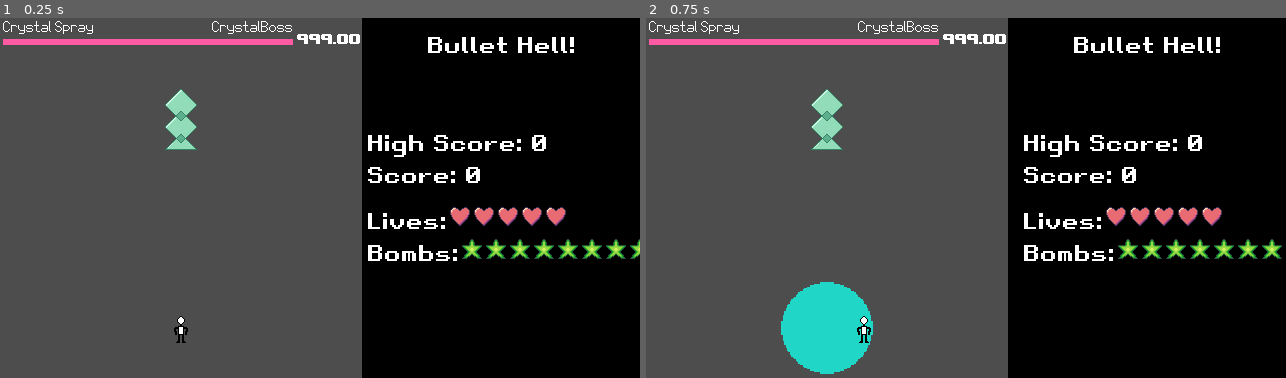
Above: before the commit, frames 1-2 (left to right).
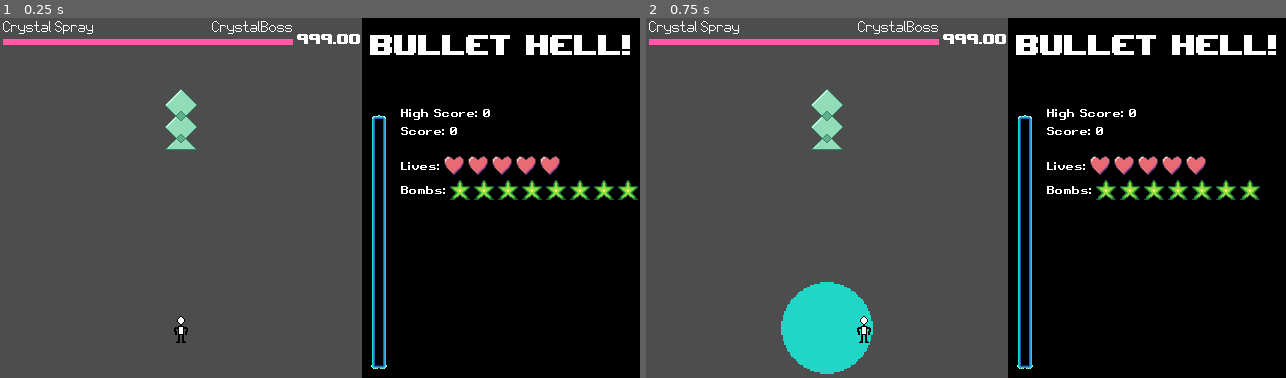
Above: after the commit, the same moments.

Repository: PhotonChaos/BulletHell
Game: Godot game, scene res://scenes/game.tscn
Same seed, same stepped clock (60 frames per second), same inputs: the game is played once before the commit and once after it.
Inputs:
- Up to frame 1 (0.25 s): no input
- Up to frame 2 (0.75 s): tap Enter at 0.5 s; hold Right (move_right) from 0.53 s (still down); hold X (secondary) from 0.53 s (still down)

The runs differ from the first frame. In frame 1, 5.9% of the frame differs, in the area x 57-100%, y 4-98%; in frame 2, 5.8%.

Commit message:
Added flash bombs

Diff:
--- a/project.godot
+++ b/project.godot
@@ -80,6 +80,11 @@
 "events": [Object(InputEventKey,"resource_local_to_scene":false,"resource_name":"","device":-1,"window_id":0,"alt_press …(195 unchanged characters)…
 ]
 }
+flash={
+"deadzone": 0.2,
+"events": [Object(InputEventKey,"resource_local_to_scene":false,"resource_name":"","device":-1,"window_id":0,"alt_pressed":false,"shift_pressed":false,"ctrl_pressed":false,"meta_pressed":false,"pressed":false,"keycode":0,"physical_keycode":32,"key_label":0,"unicode":32,"location":0,"echo":false,"script":null)
+]
+}
 
 [rendering]
 
--- a/scenes/UI/gameplay_ui.tscn
+++ b/scenes/UI/gameplay_ui.tscn
@@ -1,12 +1,32 @@
-[gd_scene load_steps=7 format=3 uid="uid://bj0d1se17qkg8"]
+[gd_scene load_steps=13 format=3 uid="uid://bj0d1se17qkg8"]
 
 [ext_resource type="Theme" uid="uid://burtlrkgl63lg" path="res://ui/main_theme.tres" id="1_wf0n7"]
 [ext_resource type="Script" uid="uid://cqwwmy1nmu3k5" path="res://scripts/UI/gameplay_ui.gd" id="2_bcwfe"]
 [ext_resource type="LabelSettings" uid="uid://berx5f5qco7wl" path="res://ui/gameplay_ui.tres" id="3_bcwfe"]
+[ext_resource type="Texture2D" uid="uid://lchfyx5pruq1" path="res://textures/UI/flashbomb_ui.png" id="3_dyrh1"]
 [ext_resource type="FontFile" uid="uid://bpbxeqck4mvha" path="res://ui/fonts/upheavtt.ttf" id="4_haufa"]
 
+[sub_resource type="LabelSettings" id="LabelSettings_dyrh1"]
+font = ExtResource("4_haufa")
+font_size = 40
+
+[sub_resource type="Gradient" id="Gradient_4d4m4"]
+colors = PackedColorArray(0, 0.2695, 0.77, 1, 0.27, 0.939167, 1, 1)
+
+[sub_resource type="GradientTexture2D" id="GradientTexture2D_dyrh1"]
+gradient = SubResource("Gradient_4d4m4")
+width = 8
+fill_from = Vector2(0.5, 1)
+fill_to = Vector2(0.5, 0)
+
 [sub_resource type="LabelSettings" id="LabelSettings_wf0n7"]
-font_size = 22
+font_size = 11
+
+[sub_resource type="LabelSettings" id="LabelSettings_5nf6b"]
+font_size = 11
+
+[sub_resource type="LabelSettings" id="LabelSettings_1i81k"]
+font_size = 11
 
 [sub_resource type="LabelSettings" id="LabelSettings_om5qg"]
 font = ExtResource("4_haufa")
@@ -33,78 +53,140 @@
 grow_vertical = 2
 color = Color(0, 0, 0, 1)
 
-[node name="Label" type="Label" parent="GeneralSection"]
+[node name="VBoxContainer" type="VBoxContainer" parent="GeneralSection"]
 layout_mode = 1
-anchors_preset = 10
+anchors_preset = 15
 anchor_right = 1.0
-offset_bottom = 54.0
+anchor_bottom = 1.0
 grow_horizontal = 2
+grow_vertical = 2
+
+[node name="MarginContainer" type="MarginContainer" parent="GeneralSection/VBoxContainer"]
+custom_minimum_size = Vector2(0, 50)
+layout_mode = 2
+
+[node name="GameTitle" type="Label" parent="GeneralSection/VBoxContainer/MarginContainer"]
+layout_mode = 2
 text = "Bullet Hell!"
+label_settings = SubResource("LabelSettings_dyrh1")
 horizontal_alignment = 1
 vertical_alignment = 1
 
-[node name="PlayerStats" type="HBoxContainer" parent="GeneralSection"]
+[node name="Control" type="Control" parent="GeneralSection/VBoxContainer"]
+custom_minimum_size = Vector2(0, 30)
+layout_mode = 2
+
+[node name="HBoxContainer" type="HBoxContainer" parent="GeneralSection/VBoxContainer"]
+layout_mode = 2
+size_flags_vertical = 3
+
+[node name="FlashbombContainer" type="HBoxContainer" parent="GeneralSection/VBoxContainer/HBoxContainer"]
+layout_mode = 2
+
+[node name="PaddingLeft" type="Control" parent="GeneralSection/VBoxContainer/HBoxContainer/FlashbombContainer"]
+custom_minimum_size = Vector2(5, 0)
+layout_mode = 2
+
+[node name="VBoxContainer" type="VBoxContainer" parent="GeneralSection/VBoxContainer/HBoxContainer/FlashbombContainer"]
+layout_mode = 2
+
+[node name="PaddingTop" type="Control" parent="GeneralSection/VBoxContainer/HBoxContainer/FlashbombContainer/VBoxContainer"]
+custom_minimum_size = Vector2(0, 5)
+layout_mode = 2
+
+[node name="FlashbombMeter" type="NinePatchRect" parent="GeneralSection/VBoxContainer/HBoxContainer/FlashbombContainer/VBoxContainer"]
+z_index = 1
+custom_minimum_size = Vector2(16, 0)
+layout_mode = 2
+size_flags_vertical = 3
+texture = ExtResource("3_dyrh1")
+region_rect = Rect2(0, 0, 16, 16)
+patch_margin_left = 4
+patch_margin_top = 4
+patch_margin_right = 4
+patch_margin_bottom = 4
+axis_stretch_horizontal = 1
+axis_stretch_vertical = 1
+
+[node name="TextureProgressBar" type="TextureProgressBar" parent="GeneralSection/VBoxContainer/HBoxContainer/FlashbombContainer/VBoxContainer/FlashbombMeter"]
+z_index = -1
 layout_mode = 1
-anchors_preset = 14
-anchor_top = 0.5
-anchor_right = 1.0
-anchor_bottom = 0.5
-offset_top = -46.0
-offset_bottom = 46.0
+anchors_preset = 13
+anchor_left = 0.5
+anchor_right = 0.5
+anchor_bottom = 1.0
+offset_left = -4.0
+offset_top = 4.0
+offset_right = 4.0
+offset_bottom = -2.0
 grow_horizontal = 2
 grow_vertical = 2
-
-[node name="Control" type="Control" parent="GeneralSection/PlayerStats"]
-custom_minimum_size = Vector2(10, 0)
-layout_mode = 2
-
-[node name="VBoxContainer" type="VBoxContainer" parent="GeneralSection/PlayerStats"]
+value = 10.0
+fill_mode = 3
+nine_patch_stretch = true
+stretch_margin_left = 4
+stretch_margin_top = 4
+stretch_margin_right = 4
+stretch_margin_bottom = 4
+texture_progress = SubResource("GradientTexture2D_dyrh1")
+
+[node name="PaddingBottom" type="Control" parent="GeneralSection/VBoxContainer/HBoxContainer/FlashbombContainer/VBoxContainer"]
+custom_minimum_size = Vector2(0, 5)
+layout_mode = 2
+
+[node name="PaddingRight" type="Control" parent="GeneralSection/VBoxContainer/HBoxContainer/FlashbombContainer"]
+custom_minimum_size = Vector2(5, 0)
+layout_mode = 2
+
+[node name="PlayerStats" type="VBoxContainer" parent="GeneralSection/VBoxContainer/HBoxContainer"]
 layout_mode = 2
 size_flags_horizontal = 3
 
-[node name="Scores" type="VBoxContainer" parent="GeneralSection/PlayerStats/VBoxContainer"]
-layout_mode = 2
-
-[node name="HighScore" type="Label" parent="GeneralSection/PlayerStats/VBoxContainer/Scores"]
+[node name="Scores" type="VBoxContainer" parent="GeneralSection/VBoxContainer/HBoxContainer/PlayerStats"]
+layout_mode = 2
+
+[node name="HighScore" type="Label" parent="GeneralSection/VBoxContainer/HBoxContainer/PlayerStats/Scores"]
 layout_mode = 2
 text = "High Score:"
 label_settings = SubResource("LabelSettings_wf0n7")
 clip_text = true
 
-[node name="Score" type="Label" parent="GeneralSection/PlayerStats/VBoxContainer/Scores"]
+[node name="Score" type="Label" parent="GeneralSection/VBoxContainer/HBoxContainer/PlayerStats/Scores"]
 layout_mode = 2
 text = "Score:"
 label_settings = SubResource("LabelSettings_wf0n7")
 clip_text = true
 
-[node name="Control" type="Control" parent="GeneralSection/PlayerStats/VBoxContainer"]
+[node name="Control" type="Control" parent="GeneralSection/VBoxContainer/HBoxContainer/PlayerStats"]
 custom_minimum_size = Vector2(0, 10)
 layout_mode = 2
 
-[node name="PlayerResources" type="VBoxContainer" parent="GeneralSection/PlayerStats/VBoxContainer"]
-layout_mode = 2
-
-[node name="LivesContainer" type="HBoxContainer" parent="GeneralSection/PlayerStats/VBoxContainer/PlayerResources"]
-layout_mode = 2
-
-[node name="HPLabel" type="Label" parent="GeneralSection/PlayerStats/VBoxContainer/PlayerResources/LivesContainer"]
+[node name="PlayerResources" type="VBoxContainer" parent="GeneralSection/VBoxContainer/HBoxContainer/PlayerStats"]
+layout_mode = 2
+
+[node name="LivesContainer" type="HBoxContainer" parent="GeneralSection/VBoxContainer/HBoxContainer/PlayerStats/PlayerResources"]
+layout_mode = 2
+
+[node name="HPLabel" type="Label" parent="GeneralSection/VBoxContainer/HBoxContainer/PlayerStats/PlayerResources/LivesContainer"]
 layout_mode = 2
 size_flags_horizontal = 0
 text = "Lives:"
+label_settings = SubResource("LabelSettings_5nf6b")
 vertical_alignment = 2
 
-[node name="HPIcons" type="HBoxContainer" parent="GeneralSection/PlayerStats/VBoxContainer/PlayerResources/LivesContainer"]
-layout_mode = 2
-
-[node name="BombsContainer" type="HBoxContainer" parent="GeneralSection/PlayerStats/VBoxContainer/PlayerResources"]
-layout_mode = 2
-
-[node name="BombLabel" type="Label" parent="GeneralSection/PlayerStats/VBoxContainer/PlayerResources/BombsContainer"]
+[node name="HPIcons" type="HBoxContainer" parent="GeneralSection/VBoxContainer/HBoxContainer/PlayerStats/PlayerResources/LivesContainer"]
+layout_mode = 2
+
+[node name="BombsContainer" type="HBoxContainer" parent="GeneralSection/VBoxContainer/HBoxContainer/PlayerStats/PlayerResources"]
+layout_mode = 2
+
+[node name="BombLabel" type="Label" parent="GeneralSection/VBoxContainer/HBoxContainer/PlayerStats/PlayerResources/BombsContainer"]
 layout_mode = 2
 size_flags_horizontal = 0
 text = "Bombs:"
-
-[node name="BombIcons" type="HBoxContainer" parent="GeneralSection/PlayerStats/VBoxContainer/PlayerResources/BombsContainer"]
+label_settings = SubResource("LabelSettings_1i81k")
+
+[node name="BombIcons" type="HBoxContainer" parent="GeneralSection/VBoxContainer/HBoxContainer/PlayerStats/PlayerResources/BombsContainer"]
 layout_mode = 2
 
 [node name="BossStats" type="HBoxContainer" parent="."]
--- a/scenes/game.tscn
+++ b/scenes/game.tscn
@@ -49,6 +49,7 @@
 speed = 200.0
 focus_speed = 100.0
 bombs = 8
+max_flash_charge = 100
 fire_rate = 20.0
 shot_count = 5
 shot_spread = 45.0
@@ -97,5 +98,6 @@
 [connection signal="area_entered" from="BulletBounds" to="." method="_on_bullet_bounds_area_entered"]
 [connection signal="area_exited" from="BulletBounds" to="." method="_on_bullet_bounds_area_exited"]
 [connection signal="bombs_changed" from="Player" to="." method="_on_player_bombs_changed"]
+[connection signal="flash_changed" from="Player" to="." method="_on_player_flash_changed"]
 [connection signal="lives_changed" from="Player" to="." method="_on_player_lives_changed"]
 [connection signal="score_changed" from="Player" to="." method="_on_player_score_changed"]
--- /dev/null
+++ b/scenes/player/flash_bomb.tscn
@@ -0,0 +1,20 @@
+[gd_scene load_steps=4 format=3 uid="uid://godkdutkwtjt"]
+
+[ext_resource type="Texture2D" uid="uid://dhcw2lvdqv07o" path="res://textures/flashbomb.png" id="1_ny6bt"]
+[ext_resource type="Script" uid="uid://bvjw3vniiu3mg" path="res://scripts/player/flash_bomb.gd" id="1_yn1ir"]
+
+[sub_resource type="CircleShape2D" id="CircleShape2D_n5oul"]
+radius = 17.0294
+
+[node name="FlashBomb" type="Area2D"]
+collision_layer = 0
+collision_mask = 2
+script = ExtResource("1_yn1ir")
+
+[node name="Sprite2D" type="Sprite2D" parent="."]
+texture = ExtResource("1_ny6bt")
+
+[node name="CollisionShape2D" type="CollisionShape2D" parent="."]
+shape = SubResource("CircleShape2D_n5oul")
+
+[connection signal="area_entered" from="." to="." method="_on_area_entered"]
--- a/scripts/UI/gameplay_ui.gd
+++ b/scripts/UI/gameplay_ui.gd
@@ -4,12 +4,14 @@
 var heart_icon = preload("res://textures/UI/heart_icon.png")
 var bomb_icon  = preload("res://textures/UI/bomb_icon.png")
 
-@onready var livesContainer = $GeneralSection/PlayerStats/VBoxContainer/PlayerResources/LivesContainer/HPIcons as HBoxContainer
-@onready var bombsContainer = $GeneralSection/PlayerStats/VBoxContainer/PlayerResources/BombsContainer/BombIcons as HBoxContainer
+# Right-side UI elements
+@onready var livesContainer = $GeneralSection/VBoxContainer/HBoxContainer/PlayerStats/PlayerResources/LivesContainer/HPIcons as HBoxContainer
+@onready var bombsContainer = $GeneralSection/VBoxContainer/HBoxContainer/PlayerStats/PlayerResources/BombsContainer/BombIcons as HBoxContainer
+@onready var scoreLabel = $GeneralSection/VBoxContainer/HBoxContainer/PlayerStats/Scores/Score as Label
+@onready var highScoreLabel = $GeneralSection/VBoxContainer/HBoxContainer/PlayerStats/Scores/HighScore as Label
+@onready var flashBombMeter = $GeneralSection/VBoxContainer/HBoxContainer/FlashbombContainer/VBoxContainer/FlashbombMeter/TextureProgressBar as TextureProgressBar
 
-@onready var scoreLabel = $GeneralSection/PlayerStats/VBoxContainer/Scores/Score as Label
-@onready var highScoreLabel = $GeneralSection/PlayerStats/VBoxContainer/Scores/HighScore as Label
-
+# Boss UI elements
 @onready var spellNameLabel = $BossStats/VBoxContainer/HBoxContainer/SpellName as Label
 @onready var bossNameLabel = $BossStats/VBoxContainer/HBoxContainer/BossName as Label
 @onready var timerLabel = $BossStats/TimeLeft as Label
@@ -59,6 +61,13 @@
 
 	scoreLabel.text = "Score: " + str(score)
 
+
+func set_flash_charge(charge: float, max: float):
+	flashBombMeter.value = charge
+	flashBombMeter.max_value = max
+
+# Boss Methods
+
 func set_boss_stats(_visible: bool):
 	if _visible:
 		bossStats.show()
--- a/scripts/game.gd
+++ b/scripts/game.gd
@@ -79,6 +79,7 @@
 func is_paused() -> bool:
 	return state == GameState.GAME_PAUSED
 
+
 func _ready() -> void:
 	_game_instance = self
 
@@ -106,6 +107,7 @@
 		sfx_cooldown = 0.1
 
 		bullet_sfx.play()
+
 
 ## Pauses or unpauses the game, depending on [param paused]. True to pause, false to unpause.[br]
 ## Does nothing if we aren't ingame.
@@ -159,6 +161,7 @@
 	else:
 		play_next_level()
 
+
 func _on_bullet_bounds_area_exited(area: Area2D) -> void:
 	# Triggers whenever a bullet exits the area
 	# TODO: Figure out how this works with object pooling
@@ -178,3 +181,7 @@
 func _on_player_score_changed(old: int, new: int) -> void:
 	# TODO: Add the points text when the player picks up an item
 	main_ui.set_score(new)
+
+
+func _on_player_flash_changed(value: int, max: int) -> void:
+	main_ui.set_flash_charge(value, max)
--- a/scripts/level/level.gd
+++ b/scripts/level/level.gd
@@ -122,13 +122,16 @@
 func spawn_boss(boss: PackedScene, pos: Vector2) -> void:
 	call_deferred("_spawn_boss", boss, pos)
 
+
 func _spawn_boss(boss: PackedScene, pos: Vector2) -> void:
 	var bossInstance: Boss = boss.instantiate()
 	bossInstance.global_position = pos
 	bossInstance._level = self
 
 	boss_spawned.emit()
-	bossInstance.boss_defeated.connect(func(): boss_defeated.emit())
+	bossInstance.boss_defeated.connect(func():
+		boss_defeated.emit()
+		call_deferred("clear_all_bullets", true))
 	bossInstance.spell_hp_changed.connect(func(max, old, new): spell_hp_updated.emit(max, old, new))
 	bossInstance.spell_time_changed.connect(func(new): spell_time_updated.emit(new))
 	bossInstance.spell_card_started.connect(func(spell_name): spell_started.emit(spell_name, bossInstance.name))
--- /dev/null
+++ b/scripts/player/flash_bomb.gd
@@ -0,0 +1,26 @@
+class_name FlashBomb
+extends Area2D
+
+var level_ref: Level
+var lifetime: float
+const DAMAGE = 20
+
+func _ready() -> void:
+	lifetime = 2
+
+func _process(delta: float) -> void:
+	lifetime -= delta
+
+	if lifetime <= 0:
+		queue_free()
+
+func _on_area_entered(area: Area2D) -> void:
+	if not level_ref:
+		return
+
+	if area is Bullet:
+		level_ref.clear_bullet(area, true)
+	elif area is Killable:
+		(area as Killable).damage(DAMAGE)
+	elif area is Boss:
+		(area as Boss).damage(DAMAGE)
--- a/scripts/player/player.gd
+++ b/scripts/player/player.gd
@@ -4,12 +4,15 @@
 signal lives_changed(old: int, new: int)
 signal bombs_changed(old: int, new: int)
 signal score_changed(old: int, new: int)
+signal flash_changed(value: int, max: int)
 
 ## Player Settings
 @export var speed: float
 @export var focus_speed: float
 @export var lives: int
 @export var bombs: int
+## Charge needed to use flash bomb
+@export var max_flash_charge: int
 #@export var deathbomb_timer: float
 @export_group("Player Shot")
 @export_range(1, 100) var fire_rate: float
@@ -31,6 +34,7 @@
 
 var shot_template: PackedScene = preload("res://scenes/player/player_shot.tscn")
 var bomb_template: PackedScene = preload("res://scenes/player/bomb.tscn")
+var flashbomb_template: PackedScene = preload("res://scenes/player/flash_bomb.tscn")
 var deathwave_template: PackedScene = preload("res://scenes/player/player_death_wave.tscn")
 
 @onready var shot_threshold: float = 1/fire_rate
@@ -44,10 +48,16 @@
 var _lives: int
 var _bombs: int
 
-const MAX_ITIME: float = 1  # Max itime when hit
+var _flash_charge: int = 0
+
+const HIT_ITIME: float = 2
+const BOMB_ITIME: float = 6
+const FLASH_ITIME: float = 1
+
 var itime: float = 0
 
 var focused: bool = true
+
 var score: int = 0
 
 var _shot_gap_size: float
@@ -80,32 +90,58 @@
 func use_bomb() -> void:
 	if get_parent() is Level:
 		(get_parent() as Level)._bomb_active = true
+	else:
+		return  # The bomb won't work if we're not on the level anyways
 
 	var bomb = bomb_template.instantiate() as Bomb
 	bomb.position = position
 	bomb.level_ref = get_parent() as Level
 	add_sibling(bomb)
 
+func use_flash_bomb() -> void:
+	if not get_parent() is Level:
+		return
+
+	var flash = flashbomb_template.instantiate() as FlashBomb
+	flash.position = position
+	flash.level_ref = get_parent() as Level
+	add_sibling(flash)
+
+
+## Grants the player [param time] seconds of invincibility time. [br]
+## If [param force_set] is false, this function will not reduce the player's
+## invincibility window if [param time] is smaller than the current amount of invincibility time the player has left.[br]
+## This should be used when itime is granted, or set to a specific value.
+func set_itime(time: float, force_set: bool = false) -> void:
+	if force_set:
+		itime = time
+	else:
+		itime = max(itime, time)
+
+
 func add_lives(count: int) -> void:
 	_lives += count
 	lives_changed.emit(_lives - count, _lives)
 
+
 func add_bombs(count: int) -> void:
 	_bombs += count
 	bombs_changed.emit(_bombs - count, _bombs)
+
 
 func add_points(points: int) -> void:
 	score += points
 	# TODO: Check for extra life thresholds
 	score_changed.emit(score-points, score)
 
+
 func die() -> void:
 	var wave = deathwave_template.instantiate()
 	add_sibling(wave)
 	wave.position = position
 
 	_lives -= 1
-	itime = MAX_ITIME
+	set_itime(HIT_ITIME)
 
 	sfx_player_hit.play()
 	lives_changed.emit(_lives+1, _lives)
@@ -117,12 +153,16 @@
 	lives_changed.emit(_lives, _lives)
 	bombs_changed.emit(_bombs, _bombs)
 	score_changed.emit(0, 0)
+	flash_changed.emit(_flash_charge, max_flash_charge)
+
 
 func _ready() -> void:
 	state = PlayerState.NORMAL
 
 	_lives = lives
 	_bombs = bombs
+
+	_flash_charge = 0
 
 	var _shot_spread_rad: float = deg_to_rad(shot_spread)
 	var _focus_spread_rad: float = deg_to_rad(focus_spread)
@@ -187,11 +227,17 @@
 
 		if Input.is_action_pressed("secondary") and _bombs > 0:
 			_bomb_cooldown = 0
-			itime += 6
+			set_itime(BOMB_ITIME)
 			_bombs -= 1
 			bombs_changed.emit(_bombs+1, _bombs)
 			use_bomb()
 
+	if Input.is_action_pressed("flash") and _flash_charge >= max_flash_charge:
+		set_itime(FLASH_ITIME)
+		_flash_charge = 0
+		flash_changed.emit(_flash_charge, max_flash_charge)
+		use_flash_bomb()
+
 
 func _on_player_hitbox_area_entered(area: Area2D) -> void:
 	if itime > 0 or invincible:
@@ -205,6 +251,8 @@
 
 func _on_player_grazebox_area_entered(area: Area2D) -> void:
 	add_points(100)
+	_flash_charge = min(_flash_charge + 1, max_flash_charge)
+	flash_changed.emit(_flash_charge, max_flash_charge)
 	sfx_player_graze.play()
 
 
--- a/scripts/player/player_death_wave.gd
+++ b/scripts/player/player_death_wave.gd
@@ -1,7 +1,7 @@
 extends Area2D
 
 const MAX_SCALE = 40
-const LIFESPAN = Player.MAX_ITIME
+const LIFESPAN = Player.HIT_ITIME
 
 func _ready() -> void:
 	scale = Vector2(0.1, 0.1)
Not shown, added: scripts/player/flash_bomb.gd.uid
Binary file added: textures/UI/flashbomb_ui.aseprite
Binary file added: textures/UI/flashbomb_ui.png
Not shown, added: textures/UI/flashbomb_ui.png.import
Binary file added: textures/flashbomb.aseprite
Binary file added: textures/flashbomb.png
Not shown, added: textures/flashbomb.png.import
